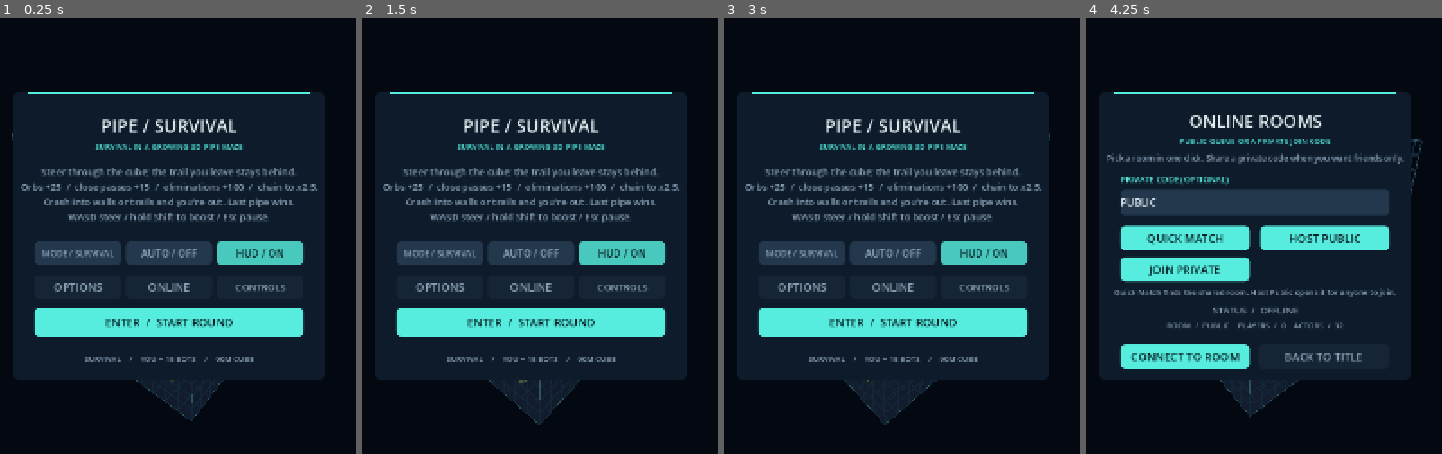
Above: before the commit, frames 1-4 (left to right).
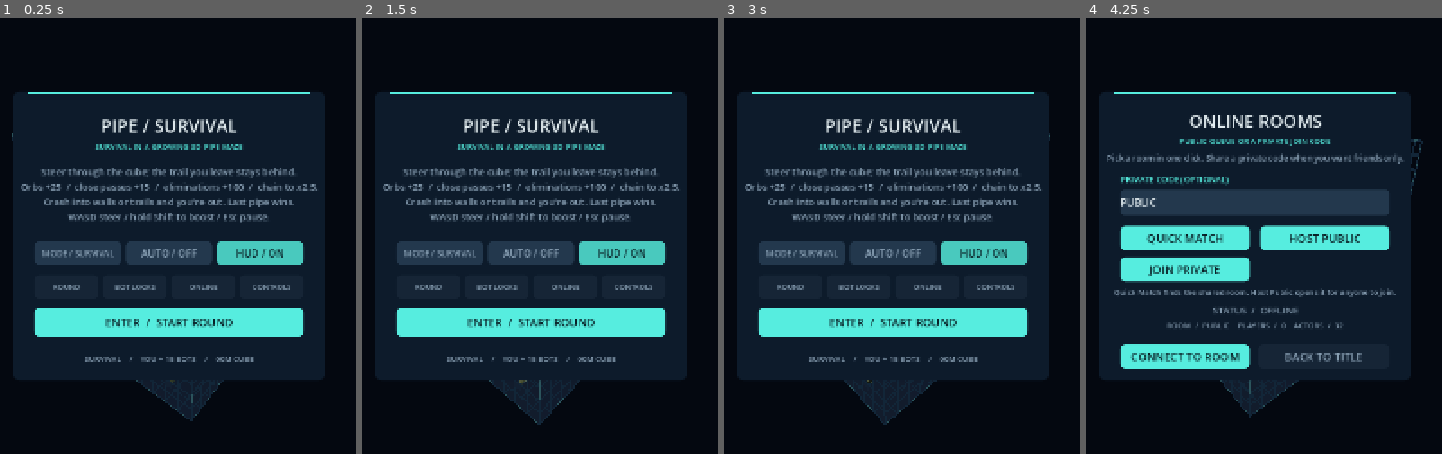
Above: after the commit, the same moments.

Repository: That1guy8691/pipe-survival
Game: Godot game, scene res://main.tscn
Same seed, same stepped clock (60 frames per second), same inputs: the game is played once before the commit and once after it.
Inputs (mouse positions are in pixels of both pictures, inside the frame that each line leads up to):
- Up to frame 1 (0.25 s): no input
- Up to frame 2 (1.5 s): click (440, 288) at 0.5 s, where only the run before the commit has a clickable "OPTIONS"; click "DONE" at 1.25 s
- Up to frame 3 (3 s): click (791, 288) at 2 s, where only the run after the commit has a clickable "ROUND"; click "DONE" at 2.75 s
- Up to frame 4 (4.25 s): click "ONLINE" at 3.5 s

The runs differ from the first frame. In frame 1, 0.6% of the frame differs, in the area x 14-82%, y 60-63%; in frame 2, 0.6%; in frame 3, 0.6%; in frame 4, nothing differs.

Commit message:
Make bot appearance settings easier to find

Diff:
--- a/scripts/hud.gd
+++ b/scripts/hud.gd
@@ -28,6 +28,7 @@
 var primary := Button.new()
 var secondary := Button.new()
 var options_button := Button.new()
+var bot_looks_button := Button.new()
 var online_button := Button.new()
 var controls_button := Button.new()
 var options_back := Button.new()
@@ -72,6 +73,7 @@
 var options_open := false
 var online_open := false
 var controls_open := false
+var bot_looks_focus := false
 var touch_ui_enabled := false
 var overlay_draw_active := false
 var touch_draw_active := false
@@ -101,7 +103,7 @@
 	options_content.position = Vector2(0, OPTIONS_VIEW_TOP)
 	options_content.size = Vector2(560, OPTIONS_VIEW_HEIGHT)
 	options_content.clip_contents = true
-	for button in [primary, secondary, options_button, online_button, controls_button, options_back,
+	for button in [primary, secondary, options_button, bot_looks_button, online_button, controls_button, options_back,
 			online_back, online_join, online_quick_match, online_host_public, online_private_join,
 			auto_toggle, hud_toggle, mode_toggle]:
 		menu_canvas.add_child(button)
@@ -123,7 +125,7 @@
 	primary.pressed.connect(func(): primary_clicked.emit())
 	secondary.pressed.connect(func(): secondary_clicked.emit())
 	quick_restart.pressed.connect(func(): quick_restart_clicked.emit())
-	for button in [secondary, options_button, online_button, controls_button, options_back, online_back]:
+	for button in [secondary, options_button, bot_looks_button, online_button, controls_button, options_back, online_back]:
 		button.add_theme_color_override("font_color", MUTED)
 		button.add_theme_stylebox_override("normal", box(Color("162536"), 9))
 		button.add_theme_stylebox_override("hover", box(Color("23384d"), 9))
@@ -132,7 +134,18 @@
 		options_open = true
 		online_open = false
 		controls_open = false
+		bot_looks_focus = false
 		options_scroll_offset = 0.0)
+	bot_looks_button.text = "BOT LOOKS"
+	bot_looks_button.tooltip_text = "Set local bot colors and patterns"
+	bot_looks_button.pressed.connect(func():
+		options_open = true
+		online_open = false
+		controls_open = false
+		bot_looks_focus = true
+		var bot_field_y: float = options_layout().bot_field_y
+		options_scroll_offset = clampf(bot_field_y - OPTIONS_VIEW_INSET - 24.0,
+			0.0, options_max_scroll()))
 	online_button.text = "ONLINE"
 	online_button.pressed.connect(func():
 		online_open = true
@@ -564,7 +577,8 @@
 	applied_menu_screen_scale = menu_screen_scale
 	for button in [primary, secondary, options_button, online_button, controls_button, options_back, online_back, online_join]:
 		button.add_theme_font_size_override("font_size", menu_control_font_size(20))
-	controls_button.add_theme_font_size_override("font_size", menu_control_font_size(17))
+	for button in [options_button, bot_looks_button, online_button, controls_button]:
+		button.add_theme_font_size_override("font_size", menu_control_font_size(13))
 	for button in [auto_toggle, hud_toggle]:
 		button.add_theme_font_size_override("font_size", menu_control_font_size(18))
 	mode_toggle.add_theme_font_size_override("font_size", menu_control_font_size(15))
@@ -587,8 +601,12 @@
 
 func options_max_scroll() -> float:
 	var fov_slider_y: float = options_layout().fov_slider_y
-	return maxf(0.0, fov_slider_y - OPTIONS_VIEW_INSET + menu_target_height(22.0)
+	var max_scroll := maxf(0.0, fov_slider_y - OPTIONS_VIEW_INSET + menu_target_height(22.0)
 		- options_content.size.y + 20.0)
+	if bot_looks_focus:
+		var bot_start: float = options_layout().bot_field_y - OPTIONS_VIEW_INSET - 24.0
+		max_scroll = maxf(max_scroll, bot_start)
+	return max_scroll
 
 func options_layout() -> Dictionary:
 	var row_gap := menu_target_height(46.0) + 32.0 if touch_ui_enabled else 75.0
@@ -697,6 +715,7 @@
 func finish_options() -> void:
 	if game == null:
 		options_open = false
+		bot_looks_focus = false
 		return
 	game.player_name = clean_player_name(player_name_entry.text)
 	game.player_color = player_color_picker.color
@@ -705,6 +724,7 @@
 	game.player_joint_style = joint_selector.get_selected_id()
 	player_name_entry.release_focus()
 	options_open = false
+	bot_looks_focus = false
 	options_scroll_offset = 0.0
 	game.show_title()
 
@@ -762,12 +782,14 @@
 			options_open = false
 			online_open = false
 			controls_open = false
+			bot_looks_focus = false
 		options_content.size = Vector2(560, 530.0 if touch_ui_enabled else OPTIONS_VIEW_HEIGHT)
 		fit_menu(overlay_panel_height())
 		options_scroll_offset = clampf(options_scroll_offset, 0.0, options_max_scroll())
 		primary.visible = game.state in ["ready", "paused", "finished"] and not (game.state == "ready" and (options_open or online_open or controls_open))
 		secondary.visible = game.state in ["paused", "finished"]
 		options_button.visible = game.state == "ready" and not options_open and not online_open and not controls_open
+		bot_looks_button.visible = game.state == "ready" and not options_open and not online_open and not controls_open
 		online_button.visible = game.state == "ready" and not options_open and not online_open and not controls_open
 		controls_button.visible = game.state == "ready" and not options_open and not online_open and not controls_open
 		options_back.visible = game.state == "ready" and (options_open or controls_open)
@@ -1204,7 +1226,7 @@
 	var mode_height := menu_target_height(42)
 	draw_title_mode_controls(rect, 270)
 	options_button.visible = true
-	options_button.text = "OPTIONS"
+	bot_looks_button.visible = true
 	var options_y := 330.0
 	var primary_y := 389.0
 	var summary_y := 486.0
@@ -1212,16 +1234,18 @@
 		options_y = 270.0 + mode_height + 12.0
 		primary_y = options_y + menu_target_height(43) + 12.0
 		summary_y = primary_y + menu_target_height(52) + 24.0
-	options_button.position = rect.position + Vector2(38, options_y)
-	options_button.size = Vector2(156, menu_target_height(43))
-	online_button.visible = true
-	online_button.text = "ONLINE"
-	online_button.position = rect.position + Vector2(202, options_y)
-	online_button.size = Vector2(156, menu_target_height(43))
-	controls_button.visible = true
-	controls_button.text = "CONTROLS"
-	controls_button.position = rect.position + Vector2(366, options_y)
-	controls_button.size = Vector2(156, menu_target_height(43))
+	var nav_buttons := [options_button, bot_looks_button, online_button, controls_button]
+	var nav_labels := ["ROUND", "BOT LOOKS", "ONLINE", "CONTROLS"]
+	if touch_ui_enabled:
+		nav_labels = ["ROUND", "BOTS", "ONLINE", "HELP"]
+	for i in range(nav_buttons.size()):
+		var nav_button: Button = nav_buttons[i]
+		nav_button.visible = true
+		nav_button.text = nav_labels[i]
+		nav_button.position = rect.position + Vector2(38 + i * 123, options_y)
+		nav_button.size = Vector2(115, menu_target_height(43))
+	options_button.tooltip_text = "Round setup and pipe appearance"
+	controls_button.tooltip_text = "Controls and views"
 	primary.visible = true
 	primary.text = "ENTER  /  WATCH AUTO MODE" if game.auto_mode else "ENTER  /  START ROUND"
 	primary.position = rect.position + Vector2(38, primary_y)
@@ -1338,10 +1362,11 @@
 	hud_toggle.size = Vector2(width, menu_target_height(42))
 
 func draw_options_page(rect: Rect2) -> void:
-	centered("ROUND OPTIONS", rect.position.y + 64, 31)
-	centered("ROUND AND PLAYER SETTINGS", rect.position.y + 94, 14, ACCENT)
-	centered("Set your pipe and bot looks. Scroll for all appearance options.",
-		rect.position.y + 130, 16, MUTED)
+	centered("BOT LOOKS" if bot_looks_focus else "ROUND OPTIONS", rect.position.y + 64, 31)
+	centered("LOCAL BOT COLOR + PATTERN CONTROLS" if bot_looks_focus else "ROUND AND PLAYER SETTINGS",
+		rect.position.y + 94, 14, ACCENT)
+	centered("Choose colors and pattern mix; Custom unlocks extra options." if bot_looks_focus else
+		"Set your pipe and bot looks. Scroll for all appearance options.", rect.position.y + 130, 16, MUTED)
 	var name_label_y := 123.0 if not touch_ui_enabled else 144.0
 	var name_field_y := 135.0 if not touch_ui_enabled else 160.0
 	var color_label_y := 207.0 if not touch_ui_enabled else 253.0
@@ -1412,7 +1437,7 @@
 	var preview_top := maxf(preview_content_top, options_scroll_offset)
 	var preview_bottom := minf(preview_content_top + pipe_preview.size.y,
 		options_scroll_offset + options_content.size.y)
-	pipe_preview.visible = preview_bottom - preview_top >= 30.0
+	pipe_preview.visible = not bot_looks_focus and preview_bottom - preview_top >= 30.0
 	if pipe_preview.visible:
 		panel(Rect2(Vector2(pipe_preview.position.x, preview_top),
 			Vector2(pipe_preview.size.x, preview_bottom - preview_top)), Color("162536"))
--- a/tests/menu_click_test.gd
+++ b/tests/menu_click_test.gd
@@ -140,6 +140,25 @@
 		"The title mode button selects Endless without changing the existing round options")
 	await click(game.hud.mode_toggle)
 	check(not game.endless_mode, "The title mode button switches back to Survival")
+	await click(game.hud.bot_looks_button)
+	await process_frame
+	var bot_viewport: Rect2 = game.hud.options_content.get_global_rect()
+	check(game.hud.options_open and game.hud.bot_looks_focus
+		and bot_viewport.encloses(game.hud.bot_palette_selector.get_global_rect())
+		and bot_viewport.encloses(game.hud.bot_mix_selector.get_global_rect())
+		and bot_viewport.encloses(game.hud.bot_pattern_checks[0].get_global_rect()),
+		"Bot Looks opens directly to visible palette and pattern controls")
+	await capture("menu-bot-looks.png")
+	await choose(game.hud.bot_palette_selector, BotStyle.Palette.MUTED)
+	check(game.bot_palette == BotStyle.Palette.MUTED and game.sim.rider_color(1).v <= 0.721,
+		"Bot Looks applies the muted palette")
+	await choose(game.hud.bot_mix_selector, BotStyle.PatternMix.CUSTOM)
+	await click(game.hud.bot_pattern_checks[Appearance.Pattern.CHROME])
+	check(game.bot_pattern_mix == BotStyle.PatternMix.CUSTOM
+		and (game.bot_custom_pattern_mask & (1 << Appearance.Pattern.CHROME)) == 0,
+		"Bot Looks exposes editable custom pattern choices")
+	await click(game.hud.options_back)
+	await process_frame
 	await click(game.hud.options_button)
 	await process_frame
 	check(game.hud.options_open and game.hud.bot_selector.visible and game.hud.size_selector.visible
@@ -229,14 +248,6 @@
 	check(is_equal_approx(game.hud.options_scroll_offset, game.hud.options_max_scroll()),
 		"Scrolling Game Options reveals the camera settings")
 	await capture("menu-options-scrolled.png")
-	await choose(game.hud.bot_palette_selector, BotStyle.Palette.MUTED)
-	check(game.bot_palette == BotStyle.Palette.MUTED and game.sim.rider_color(1).v <= 0.721,
-		"Bot palette selector applies muted colors to the preview round")
-	await choose(game.hud.bot_mix_selector, BotStyle.PatternMix.CUSTOM)
-	await click(game.hud.bot_pattern_checks[Appearance.Pattern.CHROME])
-	check(game.bot_pattern_mix == BotStyle.PatternMix.CUSTOM
-		and (game.bot_custom_pattern_mask & (1 << Appearance.Pattern.CHROME)) == 0,
-		"Custom pattern checkboxes change the allowed bot patterns")
 	await click(game.hud.reduced_glow_toggle)
 	check(game.reduced_glow and is_equal_approx(float(game.pipes.active_materials[0].get_shader_parameter("glow_scale")), 0.2),
 		"Reduced Glow switch updates the rendered pipes")
@@ -321,6 +332,17 @@
 	game.show_title()
 	await process_frame
 	await capture("menu-main-touch.png")
+	await click(game.hud.bot_looks_button)
+	await process_frame
+	var touch_bot_viewport: Rect2 = game.hud.options_content.get_global_rect()
+	check(game.hud.bot_looks_focus
+		and touch_bot_viewport.encloses(game.hud.bot_palette_selector.get_global_rect())
+		and touch_bot_viewport.encloses(game.hud.bot_mix_selector.get_global_rect())
+		and touch_bot_viewport.encloses(game.hud.bot_pattern_checks[0].get_global_rect()),
+		"Bot Looks keeps palette and pattern controls visible on a touch-sized screen")
+	await capture("menu-bot-looks-touch.png")
+	await click(game.hud.options_back)
+	await process_frame
 	await click(game.hud.controls_button)
 	await process_frame
 	check(game.hud.controls_open and game.hud.options_back.visible
Not shown, changed: README.md
